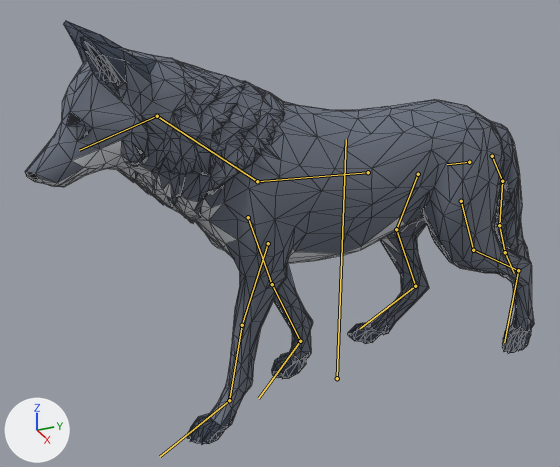
One commit to the glTF model packages/client/public/models/wolf.glb: the scene before it, then after it.
Both versions are drawn from a 50 mm camera at (2.43, -1.37, 1.98) aimed at (-0.05, -0.25, 0.74). Arrows for +X, +Y and +Z are at lower left; the lights stay in place. The first picture is the older version. Both versions are drawn at frame 19 of the action 'walk'; the numbers are the values there. The bones that change, and the others that lie on the model, are drawn over the model as lines. Mesh edges are drawn as thin lines.

The first picture shows 'wolf'.
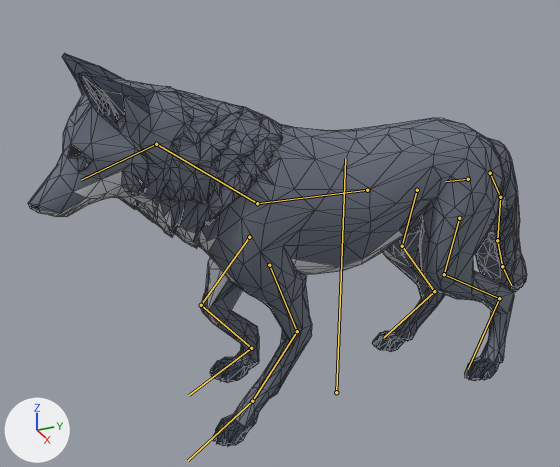
Where the change shows, as pixel boxes [x1, y1, x2, y2] in the pictures (560 x 467 px):
```json
{"object": "wolf", "change": "posed", "before": [25, 21, 534, 444], "after": [28, 53, 527, 446], "on screen": "7% shorter"}
{"bone": "root", "before": "(337, 378) to (346, 139)", "after": "(336, 392) to (345, 158)"}
{"bone": "spine", "before": "(368, 172) to (257, 181)", "after": "(367, 190) to (257, 203)"}
{"bone": "frontupper.L", "before": "(248, 217) to (272, 284)", "after": "(249, 237) to (201, 305)"}
{"bone": "frontlower.L", "before": "(272, 284) to (300, 341)", "after": "(201, 305) to (251, 348)"}
{"bone": "frontpaw.L", "before": "(300, 341) to (258, 398)", "after": "(251, 348) to (188, 395)"}
{"bone": "frontupper.R", "before": "(268, 243) to (242, 325)", "after": "(269, 265) to (297, 331)"}
{"bone": "frontlower.R", "before": "(242, 325) to (229, 400)", "after": "(297, 331) to (252, 401)"}
{"bone": "frontpaw.R", "before": "(229, 400) to (160, 456)", "after": "(252, 401) to (188, 460)"}
{"bone": "backupper.L", "before": "(418, 174) to (396, 229)", "after": "(417, 190) to (402, 246)"}
{"bone": "backlower.L", "before": "(396, 229) to (415, 286)", "after": "(402, 246) to (434, 291)"}
{"bone": "backpaw.L", "before": "(415, 286) to (360, 328)", "after": "(434, 291) to (384, 337)"}
{"bone": "backupper.R", "before": "(461, 201) to (473, 250)", "after": "(459, 218) to (444, 274)"}
{"bone": "backlower.R", "before": "(473, 250) to (518, 270)", "after": "(444, 274) to (499, 298)"}
{"bone": "backpaw.R", "before": "(518, 270) to (504, 342)", "after": "(499, 298) to (468, 369)"}
```

Edits to the scene script, one JSON object a line:
```json
{"block": "bone_root", "where": "bone_root = bpy.data.objects['wolf_rig'].pose.bones['root']"}
{"op": "set", "path": "bone_root.location", "old": "(0.0, 0.027, 0.0)", "new": "(0.0, -0.046, 0.0)"}
{"block": "bone_spine", "where": "bone_spine = bpy.data.objects['wolf_rig'].pose.bones['spine']  # child of 'hips'"}
{"op": "set", "path": "bone_spine.rotation_quaternion", "old": "(1.0, -0.017, 0.0, 0.0)", "new": "(1.0, -0.03, 0.0, 0.0)", "note": "degrees (-2, 0, 0) -> degrees (-3, 0, 0)"}
{"block": "bone_frontupper_l", "where": "bone_frontupper_l = bpy.data.objects['wolf_rig'].pose.bones['frontupper.L']  # child of 'spine'"}
{"op": "set", "path": "bone_frontupper_l.rotation_quaternion", "old": "(0.991, -0.137, 0.0, 0.0)", "new": "(0.931, 0.365, 0.0, 0.0)", "note": "degrees (-16, 0, 0) -> degrees (43, 0, 0)"}
{"block": "bone_frontlower_l", "where": "bone_frontlower_l = bpy.data.objects['wolf_rig'].pose.bones['frontlower.L']  # child of 'frontupper.L'"}
{"op": "set", "path": "bone_frontlower_l.rotation_quaternion", "old": "(0.999, -0.055, 0.0, 0.0)", "new": "(0.77, -0.638, 0.0, 0.0)", "note": "degrees (-6, 0, 0) -> degrees (-79, 0, 0)"}
{"block": "bone_frontpaw_l", "where": "bone_frontpaw_l = bpy.data.objects['wolf_rig'].pose.bones['frontpaw.L']  # child of 'frontlower.L'"}
{"op": "set", "path": "bone_frontpaw_l.rotation_quaternion", "old": "(1.0, 0.0, 0.0, 0.0)", "new": "(0.945, 0.326, 0.0, 0.0)", "note": "degrees (0, 0, 0) -> degrees (38, 0, 0)"}
{"block": "bone_frontupper_r", "where": "bone_frontupper_r = bpy.data.objects['wolf_rig'].pose.bones['frontupper.R']  # child of 'spine'"}
{"op": "set", "path": "bone_frontupper_r.rotation_quaternion", "old": "(0.991, 0.137, 0.0, 0.0)", "new": "(0.982, -0.187, 0.0, 0.0)", "note": "degrees (16, 0, 0) -> degrees (-22, 0, 0)"}
{"block": "bone_frontlower_r", "where": "bone_frontlower_r = bpy.data.objects['wolf_rig'].pose.bones['frontlower.R']  # child of 'frontupper.R'"}
{"op": "set", "path": "bone_frontlower_r.rotation_quaternion", "old": "(0.997, -0.079, 0.0, 0.0)", "new": "(0.89, 0.456, 0.0, 0.0)", "note": "degrees (-9, 0, 0) -> degrees (54, 0, 0)"}
{"block": "bone_frontpaw_r", "where": "bone_frontpaw_r = bpy.data.objects['wolf_rig'].pose.bones['frontpaw.R']  # child of 'frontlower.R'"}
{"op": "set", "path": "bone_frontpaw_r.rotation_quaternion", "old": "(1.0, 0.0, 0.0, 0.0)", "new": "(0.968, -0.252, -0.003, 0.013)", "note": "degrees (0, 0, 0) -> degrees (-29, 0, 2)"}
{"block": "bone_backupper_l", "where": "bone_backupper_l = bpy.data.objects['wolf_rig'].pose.bones['backupper.L']  # child of 'hips'"}
{"op": "set", "path": "bone_backupper_l.rotation_quaternion", "old": "(0.991, 0.137, 0.0, 0.0)", "new": "(0.997, 0.079, 0.001, 0.015)", "note": "degrees (16, 0, 0) -> degrees (9, 0, 2)"}
{"block": "bone_backlower_l", "where": "bone_backlower_l = bpy.data.objects['wolf_rig'].pose.bones['backlower.L']  # child of 'backupper.L'"}
{"op": "set", "path": "bone_backlower_l.rotation_quaternion", "old": "(0.997, -0.079, 0.0, 0.0)", "new": "(0.989, -0.145, 0.0, 0.0)", "note": "degrees (-9, 0, 0) -> degrees (-17, 0, 0)"}
{"block": "bone_backpaw_l", "where": "bone_backpaw_l = bpy.data.objects['wolf_rig'].pose.bones['backpaw.L']  # child of 'backlower.L'"}
{"op": "set", "path": "bone_backpaw_l.rotation_quaternion", "old": "(1.0, 0.0, 0.0, 0.0)", "new": "(0.998, 0.062, -0.001, -0.011)", "note": "degrees (0, 0, 0) -> degrees (7, 0, -1)"}
{"block": "bone_backupper_r", "where": "bone_backupper_r = bpy.data.objects['wolf_rig'].pose.bones['backupper.R']  # child of 'hips'"}
{"op": "set", "path": "bone_backupper_r.rotation_quaternion", "old": "(0.991, -0.137, 0.0, 0.0)", "new": "(0.987, 0.16, 0.0, 0.0)", "note": "degrees (-16, 0, 0) -> degrees (18, 0, 0)"}
{"block": "bone_backlower_r", "where": "bone_backlower_r = bpy.data.objects['wolf_rig'].pose.bones['backlower.R']  # child of 'backupper.R'"}
{"op": "set", "path": "bone_backlower_r.rotation_quaternion", "old": "(0.999, -0.055, 0.0, 0.0)", "new": "(0.934, -0.358, 0.0, 0.0)", "note": "degrees (-6, 0, 0) -> degrees (-42, 0, 0)"}
{"block": "bone_backpaw_r", "where": "bone_backpaw_r = bpy.data.objects['wolf_rig'].pose.bones['backpaw.R']  # child of 'backlower.R'"}
{"op": "set", "path": "bone_backpaw_r.rotation_quaternion", "old": "(1.0, 0.0, 0.0, 0.0)", "new": "(0.986, 0.167, 0.0, 0.0)", "note": "degrees (0, 0, 0) -> degrees (19, 0, 0)"}
```
